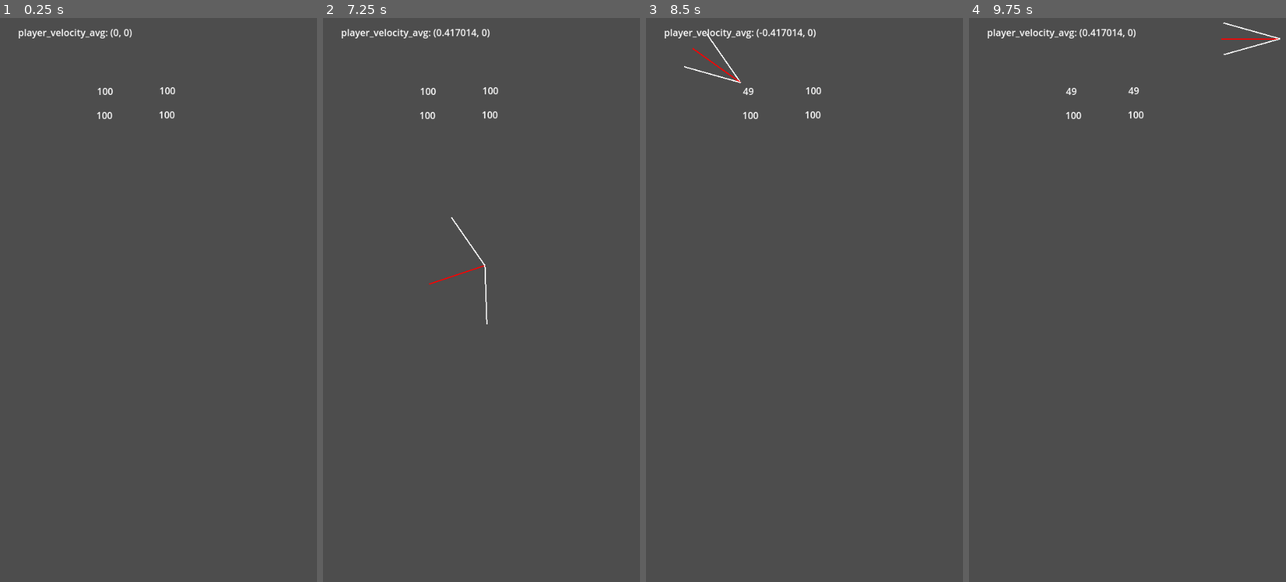
Above: before the commit, frames 1-4 (left to right).
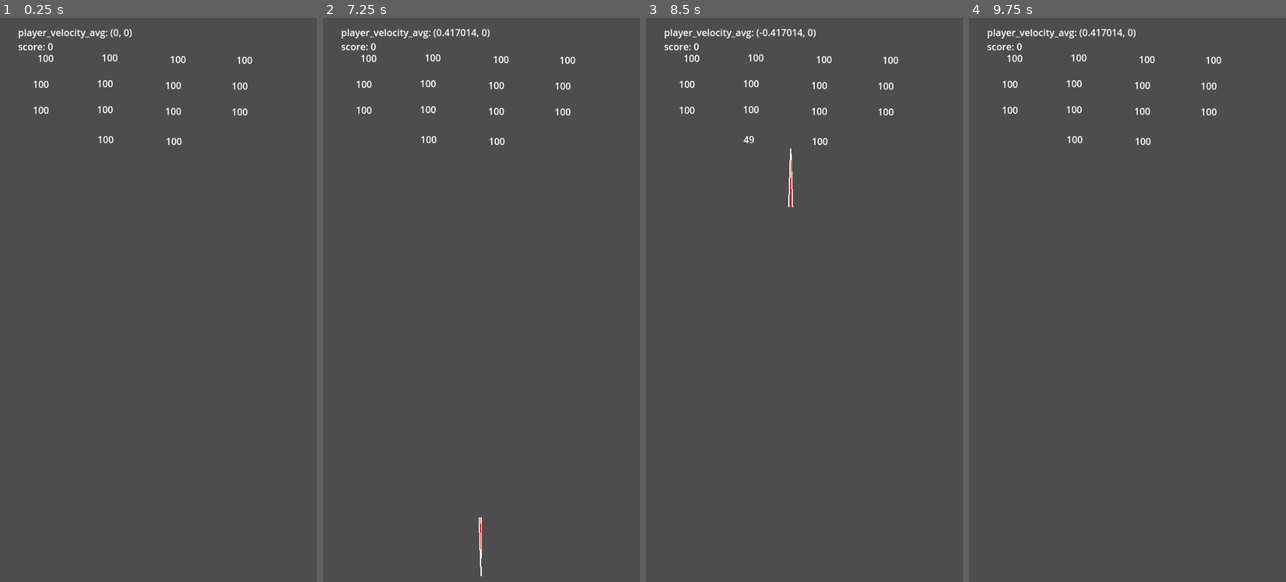
Above: after the commit, the same moments.

Repository: arunas-cesonis/pingpong2
Game: Godot game, scene res://root.tscn
The game is run twice, just before and just after one commit, with the same random seed, the same clock (stepped at 60 frames per second) and the same inputs.
Inputs:
- Up to frame 1 (0.25 s): no input
- Up to frame 2 (7.25 s): tap Enter at 0.5 s; hold D (MoveRight) 0.53-1.28 s; tap R (Reset) every 0.75 s from 1.25 to 4.25 s; hold A (MoveLeft) 1.28-2.03 s; hold D (MoveRight) 2.03-3.53 s; hold A (MoveLeft) 3.53-5.78 s; hold D (MoveRight) from 5.78 s (still down)
- Up to frame 3 (8.5 s): release D (MoveRight) at 8.03 s; hold A (MoveLeft) from 8.03 s (still down)
- Up to frame 4 (9.75 s): release A (MoveLeft) at 9.53 s; hold D (MoveRight) from 9.53 s (still down)

The runs differ from the first frame. In frame 1, 0.7% of the frame differs, in the area x 5-80%, y 4-23%; in frame 2, 1.0%; in frame 3, 1.0%, in the area x 5-80%, y 2-34%; in frame 4, 0.9%.

Commit message:
Add score

Diff:
--- a/brick.gd
+++ b/brick.gd
@@ -4,11 +4,29 @@
 @export var initial_health := 100.0
 @onready var health := initial_health
 
-func apply_damage(amount: float) -> void:
+enum Status {OK, DAMAGED, DEAD}
+var status: Status = Status.OK
+
+func is_dead() -> bool:
+	return get_status() == Status.DEAD
+
+func get_status() -> Status:
+	if health < initial_health:
+		if health > 0.0:
+			return Status.DAMAGED
+		else:
+			return Status.DEAD
+	else:
+		return Status.OK
+
+func apply_damage(amount: float) -> bool:
+	var prev_status := self.get_status()
 	health -= amount
 	health_label.text = str(health)
-	if health <= 0.0:
+	if self.get_status() == Status.DEAD:
 		self.queue_free()
+		return prev_status != Status.DEAD
+	return false
 
 # Called when the node enters the scene tree for the first time.
 func _ready() -> void:
--- a/debug.gd
+++ b/debug.gd
@@ -38,4 +38,4 @@
 	var h = 32.0
 	for k in values:
 		draw_string(default_font, Vector2(32.0, h), k + ": " + str(values[k]), HORIZONTAL_ALIGNMENT_LEFT, -1, default_font_size)
-		h = h + 32.0
+		h = h + 24.0
--- a/root.gd
+++ b/root.gd
@@ -21,6 +21,8 @@
 @export var reflect_amount := 0.5
 
 @onready var player_velocity = Vector2.ZERO
+
+@onready var score := 0.0
 
 # To be used to add acceleration to ball
 @onready var player_velocity_avg = Vector2.ZERO
@@ -55,7 +57,8 @@
 			normal = normal_offseted
 		elif collision.get_collider() is Brick:
 			var brick := collision.get_collider() as Brick
-			brick.apply_damage(51.0)
+			if brick.apply_damage(51.0):
+				score += 1.0
 
 		$Debug.bounce.velocity_in = ball_direction * ball_speed
 		ball_direction = ball_direction.bounce(normal).normalized()
@@ -76,3 +79,4 @@
 	player_velocity.x = direction * player_speed
 	player_velocity_avg = (player_velocity_avg + player_velocity) * 0.05 * _delta
 	$Debug.update_value("player_velocity_avg", player_velocity_avg)
+	$Debug.update_value("score", score)
--- a/root.tscn
+++ b/root.tscn
@@ -1,9 +1,8 @@
-[gd_scene load_steps=8 format=3 uid="uid://chc5a3xqiv7b"]
+[gd_scene load_steps=7 format=3 uid="uid://chc5a3xqiv7b"]
 
 [ext_resource type="Script" path="res://root.gd" id="1_fuq0u"]
 [ext_resource type="Script" path="res://debug.gd" id="2_jt1rn"]
 [ext_resource type="PackedScene" uid="uid://bd2vvxg46gdxp" path="res://brick.tscn" id="3_dkdet"]
-[ext_resource type="PackedScene" uid="uid://b1p4pj38fph6l" path="res://rotating_brick.tscn" id="4_t7kjk"]
 
 [sub_resource type="RectangleShape2D" id="RectangleShape2D_snhc6"]
 size = Vector2(20, 960)
@@ -17,9 +16,6 @@
 [node name="Root" type="Node2D"]
 script = ExtResource("1_fuq0u")
 metadata/_edit_vertical_guides_ = [-504.0]
-
-[node name="Debug" type="Node2D" parent="."]
-script = ExtResource("2_jt1rn")
 
 [node name="WallLeft" type="StaticBody2D" parent="."]
 position = Vector2(0, 480)
@@ -55,16 +51,46 @@
 shape = SubResource("CircleShape2D_wka3s")
 
 [node name="Brick" parent="." instance=ExtResource("3_dkdet")]
-position = Vector2(212, 126)
+position = Vector2(111, 70)
 
 [node name="Brick2" parent="." instance=ExtResource("3_dkdet")]
-position = Vector2(211, 167)
+position = Vector2(449, 73)
 
 [node name="Brick3" parent="." instance=ExtResource("3_dkdet")]
-position = Vector2(318, 125)
+position = Vector2(220, 69)
 
 [node name="Brick4" parent="." instance=ExtResource("3_dkdet")]
-position = Vector2(317, 166)
+position = Vector2(336, 72)
 
-[node name="RotatingBrick" parent="." instance=ExtResource("4_t7kjk")]
-position = Vector2(266, 359)
+[node name="Brick5" parent="." instance=ExtResource("3_dkdet")]
+position = Vector2(103, 114)
+
+[node name="Brick6" parent="." instance=ExtResource("3_dkdet")]
+position = Vector2(441, 117)
+
+[node name="Brick7" parent="." instance=ExtResource("3_dkdet")]
+position = Vector2(212, 113)
+
+[node name="Brick8" parent="." instance=ExtResource("3_dkdet")]
+position = Vector2(328, 116)
+
+[node name="Brick9" parent="." instance=ExtResource("3_dkdet")]
+position = Vector2(103, 158)
+
+[node name="Brick10" parent="." instance=ExtResource("3_dkdet")]
+position = Vector2(441, 161)
+
+[node name="Brick11" parent="." instance=ExtResource("3_dkdet")]
+position = Vector2(212, 157)
+
+[node name="Brick12" parent="." instance=ExtResource("3_dkdet")]
+position = Vector2(328, 160)
+
+[node name="Brick13" parent="." instance=ExtResource("3_dkdet")]
+position = Vector2(213, 208)
+
+[node name="Brick14" parent="." instance=ExtResource("3_dkdet")]
+position = Vector2(329, 211)
+
+[node name="Debug" type="Node2D" parent="."]
+script = ExtResource("2_jt1rn")
